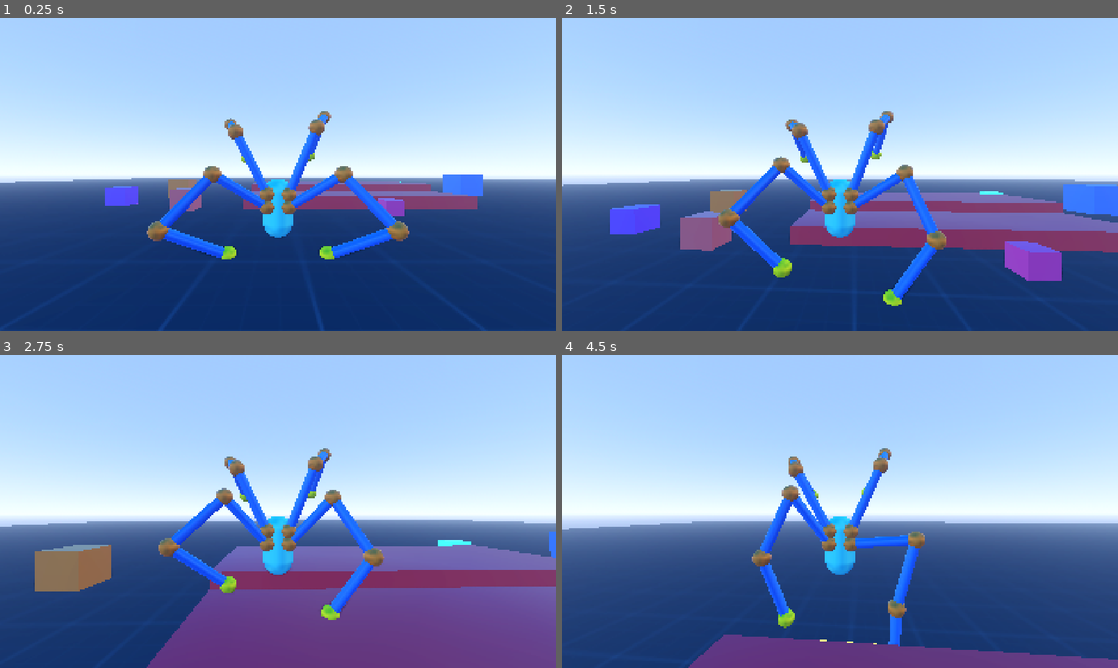
Above: before the commit, frames 1-4 (two rows, left to right).
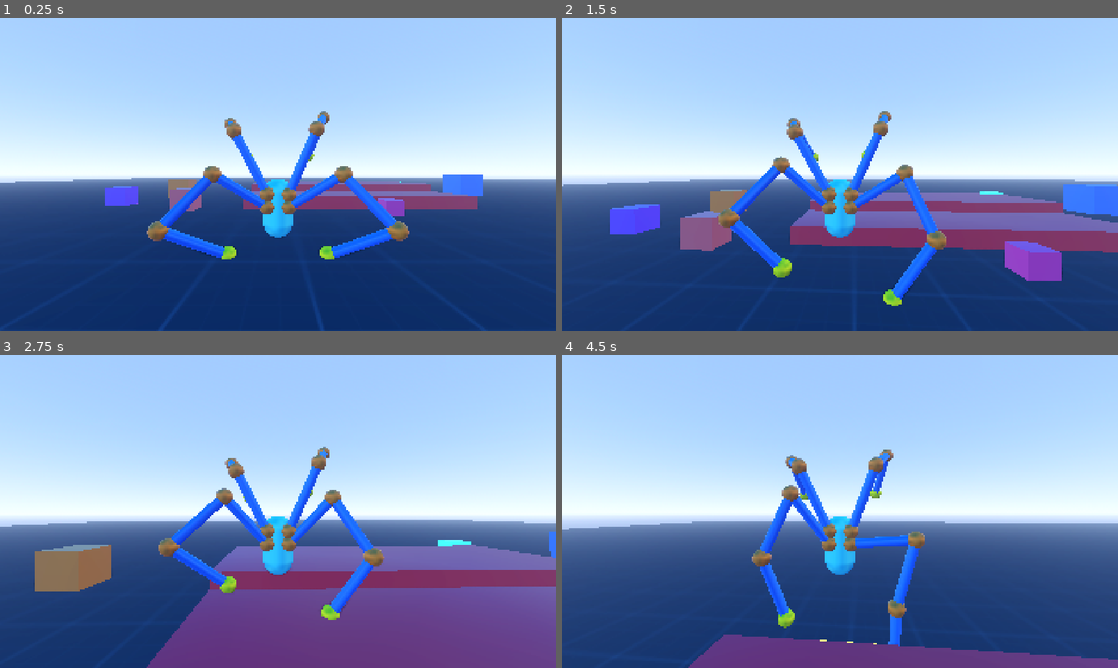
Above: after the commit, the same moments.

Repository: lliamsymonds04/doc-oc
Game: Godot game, scene res://main.tscn
The game is run twice, just before and just after one commit, with the same random seed, the same clock (stepped at 60 frames per second) and the same inputs.
Inputs (mouse positions are in pixels of both pictures, inside the frame that each line leads up to):
- Up to frame 1 (0.25 s): no input
- Up to frame 2 (1.5 s): move the mouse to (867, 174) at 0.52 s; hold W (forward) from 0.53 s (still down); tap Space (jump) at 0.77 s; move the mouse to (812, 174) at 1.27 s
- Up to frame 3 (2.75 s): keep holding W (forward); tap Space (jump) at 1.52 s; move the mouse to (289, 505) at 2.02 s
- Up to frame 4 (4.5 s): keep holding W (forward); move the mouse to (834, 517) at 2.77 s; tap Space (jump) at 3.02, 3.77 s; move the mouse to (878, 514) at 3.52 s; move the mouse to (795, 508) at 4.27 s

The runs differ from the first frame. In frame 1, 0.2% of the frame differs, in the area x 40-60%, y 29-52%; in frame 2, 0.8%; in frame 3, 0.5%; in frame 4, 0.8%, in the area x 40-60%, y 29-56%.

Commit message:
feat: idle arm sway for y

Diff:
--- a/systems/inverse_kinematics/arm_mount.gd
+++ b/systems/inverse_kinematics/arm_mount.gd
@@ -2,14 +2,24 @@
 class_name ArmMount
 
 @export var is_leg: bool = true
+
+@export_category("Idle targeting")
 @export var idle_target: Node3D
-@export var idle_sway: float = 0.0
+@export var idle_sway_x: float = 0.0
+@export var idle_sway_y: float = 0.0
 @export var idle_sway_speed: float = 1.0
+@export var idle_sway_y_mult: float = 2.0
+@export_range(-3.1416, 3.1416) var sway_phase: float = 0.0
 
 @onready var pole: Node3D = $Pole
 @onready var target: Node3D = $Target
 
 var arm: BasicArm
+
+var _sway_time: float = 0.0
+
+func _process(delta: float) -> void:
+	_sway_time += delta
 
 func init() -> BasicArm:
 	var anchor = target.duplicate()
@@ -32,6 +42,9 @@
 
 func compute_idle_target() -> Vector3:
 	var idle_pos = to_local(idle_target.global_position)
-	if idle_sway != 0.0:
-		idle_pos += Vector3.RIGHT * sin(Time.get_ticks_msec() * idle_sway_speed * 0.001) * idle_sway
+	var t := _sway_time * idle_sway_speed
+	if idle_sway_x != 0.0:
+		idle_pos += Vector3.RIGHT * sin(t + sway_phase) * idle_sway_x
+	if idle_sway_y != 0.0:
+		idle_pos += Vector3.UP * sin(t * idle_sway_y_mult + sway_phase) * idle_sway_y
 	return idle_pos
--- a/systems/player/player.tscn
+++ b/systems/player/player.tscn
@@ -48,7 +48,9 @@
 script = ExtResource("2_fqfg4")
 is_leg = false
 idle_target = NodePath("IdleTarget")
-idle_sway = -0.2
+idle_sway_x = 0.2
+idle_sway_y = 0.1
+sway_phase = 3.14159265358979
 metadata/_custom_type_script = "uid://bba0h6wxddaoe"
 
 [node name="Target" type="Marker3D" parent="Hitbox/ArmTopRight" unique_id=1012489981]
@@ -65,7 +67,8 @@
 script = ExtResource("2_fqfg4")
 is_leg = false
 idle_target = NodePath("IdleTarget")
-idle_sway = 0.2
+idle_sway_x = 0.2
+idle_sway_y = 0.1
 metadata/_custom_type_script = "uid://bba0h6wxddaoe"
 
 [node name="Target" type="Marker3D" parent="Hitbox/ArmTopLeft" unique_id=630538761]
